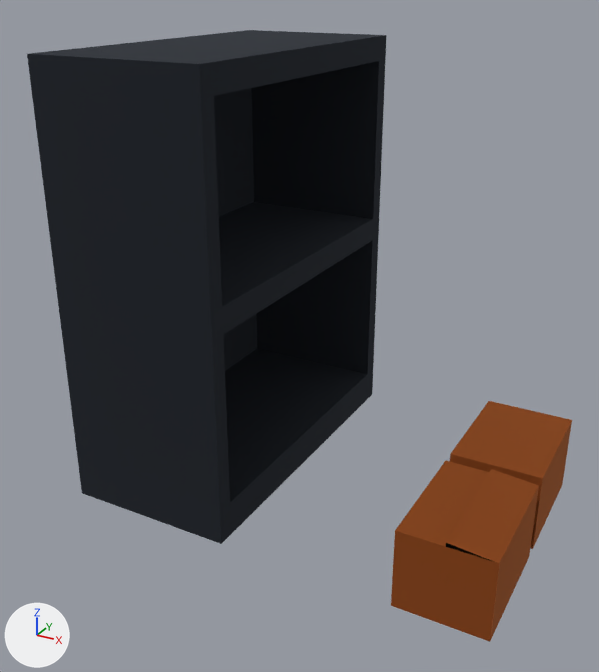
What one commit did to the FBX model Assets/Art/Models/Paquetes de Blander/Cosas4.fbx.
Rendered twice from a 50 mm lens placed at (1.16, 5.96, 2.86), pointed at (-0.93, 9.76, 0.96). Lighting does not change. The marker at lower left points along +X, +Y and +Z. The first picture is the older version. Where no turn or scale is listed for an object, it has been applied to the vertices.

The first picture shows 'Biblioteque', 'Caja', 'Caja2'.
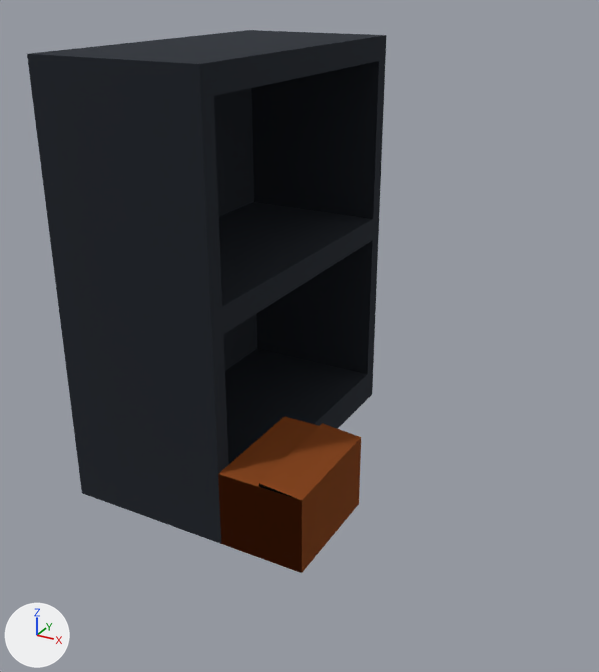
The newer file is also turned or shifted as a whole; pictures and numbers use the older file's frame.

What the commit changed:
me_cube_006 is used by ob_caja2; location (0.0, 9.775, 0.0).
me_cube_006 had 8 vertices, 6 faces and spanned x 0.0..0.5, y 0.0..0.7, z 0.0..0.451.
me_cube_006 now has 8 vertices, 6 faces and spans x -1.0..-0.5, y -0.775..-0.075, z 0.0..0.451.
me_cube_006 part 1: the whole mesh is moved by (-1.0, -0.775, 0.0).
me_cube_004 is used by ob_caja; location (0.0, 9.0, 0.0).
me_cube_004 had 12 vertices, 12 faces and spanned x 0.0..0.5, y 0.0..0.7, z 0.0..0.473.
me_cube_004 now has 12 vertices, 12 faces and spans x -1.0..-0.5, y 0.0..0.7, z 0.0..0.473.
me_cube_004 part 2: the whole mesh is moved by (-1.0, 0.0, 0.0).

Boxes [x1, y1, x2, y2] around the edits, measured in the pictures (599 x 672 px):
'Caja', moved: before [391, 461, 539, 642]; after [218, 423, 361, 573]
'Caja2', moved: before [450, 401, 572, 549]; after [219, 417, 319, 572]
